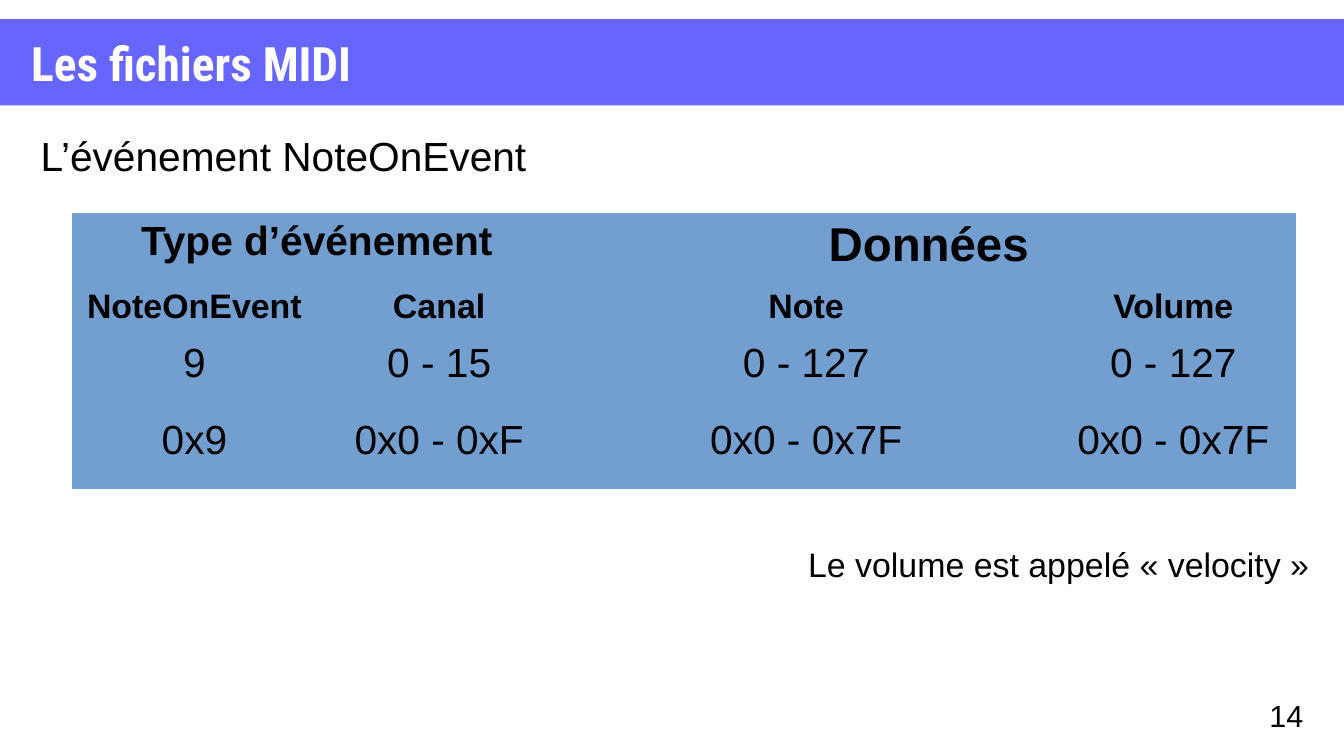
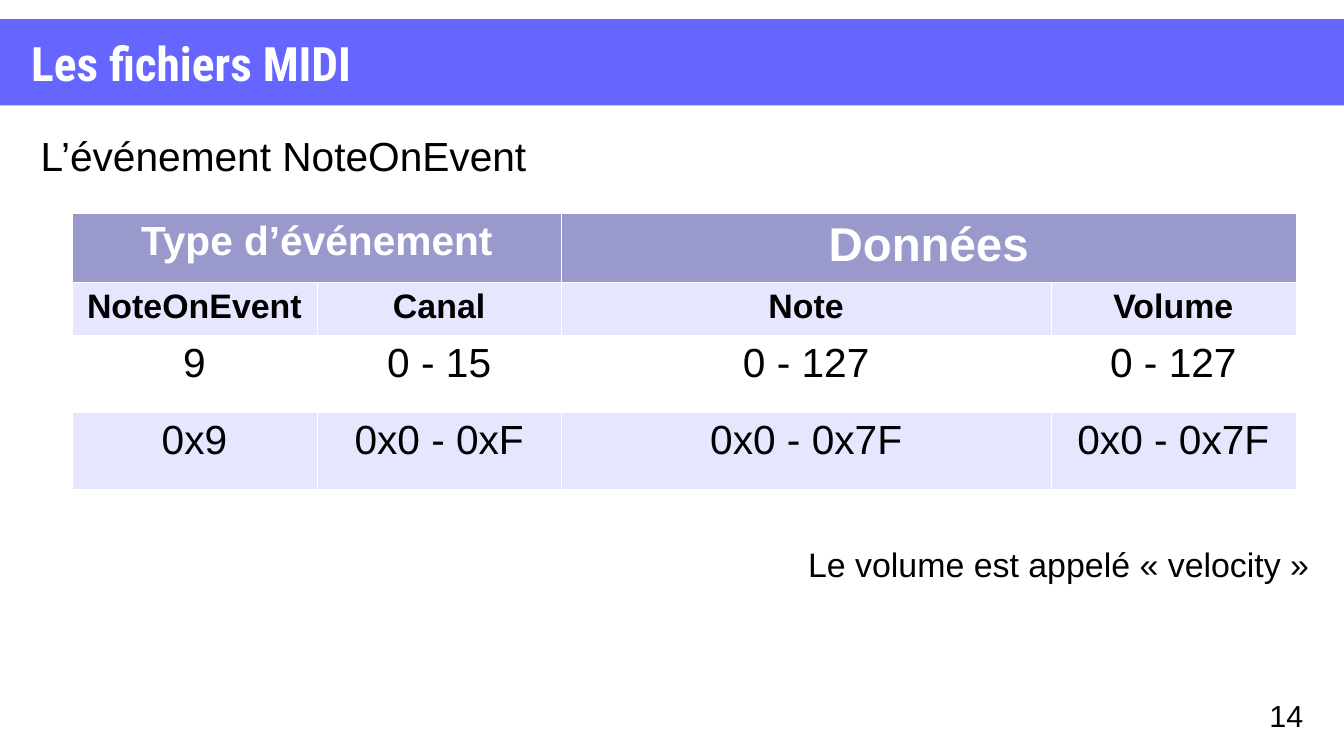
Before and after one commit to XgLsuLzRMy/Composition-Musicale-par-Reseau-de-Neurones, a slide deck: slide 14 of projet.odp. Drawn at 1344x756 pixels with LibreOffice and Linux fonts; fonts in the diff are those of the drawing. Boxes give left, top, right and bottom in pixels: in the first picture for what was removed or moved away, otherwise in the second. Text is boxed around its words. In the diff, an @@ line names an element or a change of style, - is before the commit and + after.

```diff
--- a/projet.odp
+++ b/projet.odp
@@ table at (x1=72, y1=213, x2=1296, y2=485) @@
@@ fill #729FCF to #9999CC in 2 cells @@
@@ fill #729FCF to #E6E6FF in 8 cells @@
@@ fill #729FCF to #FFFFFF in row 3 @@
@@ text colour #000000 to #FFFFFF in "Type d’événement", "Données" @@
@@ borders changed @@
```
Also in this commit, not shown: 6 other slides changed, 1 slide added, 1 slide removed.
